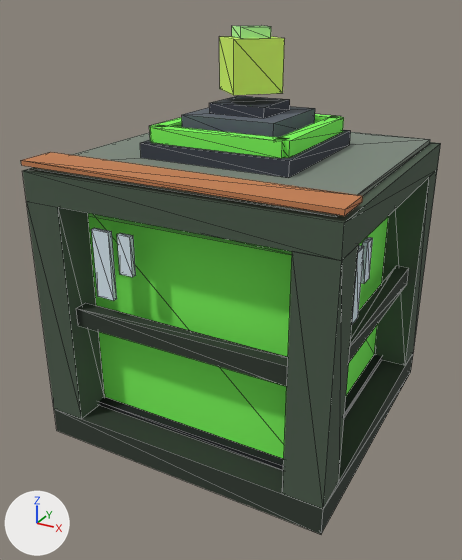
The glTF model assets/models/xp_tank.glb: old version first, new version second.
Rendered twice from a 50 mm camera at (1.444, -1.342, 1.404) aimed at (0.476, 0.417, 0.524). Every picture has the same lights, and +X, +Y and +Z are marked at lower left. The older version comes first. Mesh edges are drawn as thin lines.

Names of what the first picture shows: 'body.052', 'level_xp', 'orb', 'tier.027'.
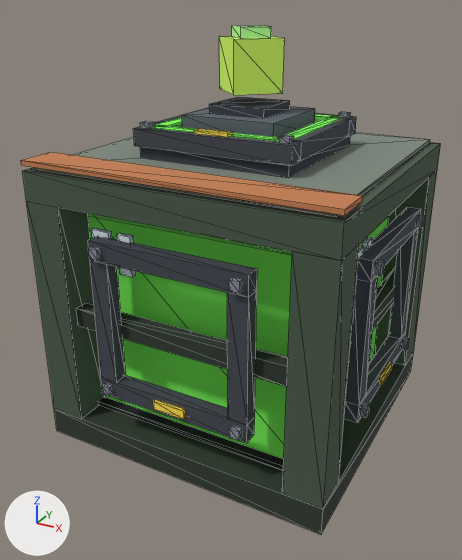
Pixel boxes [x1, y1, x2, y2] of what changed, in the pictures (462 x 560 px):
'link_y-.037', added
    after: [88, 236, 257, 443]
    faces in mat_case_dark (dark grey #42474f): [88, 236, 257, 443]
    faces in mat_steel (grey #8a919d): [88, 246, 243, 441]
    faces in mat_glow_energy (yellow #ffe14a): [153, 399, 186, 419]
'link_x+.037', added
    after: [344, 207, 425, 423]
    faces in mat_case_dark (dark grey #42474f): [344, 207, 421, 423]
    faces in mat_steel (grey #8a919d): [360, 215, 425, 417]
    faces in mat_glow_energy (yellow #ffe14a): [379, 361, 392, 386]
'link_z+.035', added
    after: [133, 111, 356, 166]
    faces in mat_case_dark (dark grey #42474f): [133, 113, 356, 166]
    faces in mat_steel (grey #8a919d): [140, 111, 351, 144]
    faces in mat_glow_energy (yellow #ffe14a): [194, 129, 233, 137]

The edits, one by one:
Material 'case_dark' (mat_case_dark) is new.
Its base color is (0.0545, 0.063, 0.0782) (dark grey #42474f).
Its roughness is 1.0.
Material 'glow_energy' (mat_glow_energy) is new.
Its base color is (1.0, 0.753, 0.0685) (yellow #ffe14a).
Its roughness is 1.0.
Material 'steel' (mat_steel) is new.
Its base color is (0.254, 0.283, 0.337) (grey #8a919d).
Its roughness is 1.0.
Mesh me_xp_tank_link_z is new.
It has 64 vertices, 108 faces and spans x 0.238..0.762, y 0.238..0.762, z 0.991..1.061.
Faces by material slot: [48, 48, 12].
It uses material mat_case_dark (dark grey #42474f).
It uses material mat_steel (grey #8a919d).
It uses material mat_glow_energy (yellow #ffe14a).
Mesh me_xp_tank_link_y_1 is new.
It has 72 vertices, 108 faces and spans x 0.238..0.763, y -0.028..0.038, z 0.238..0.762.
Faces by material slot: [48, 48, 12].
It uses material mat_case_dark (dark grey #42474f).
It uses material mat_steel (grey #8a919d).
It uses material mat_glow_energy (yellow #ffe14a).
Mesh me_xp_tank_link_x is new.
It has 64 vertices, 108 faces and spans x 0.962..1.028, y 0.238..0.762, z 0.238..0.762.
Faces by material slot: [48, 48, 12].
It uses material mat_case_dark (dark grey #42474f).
It uses material mat_steel (grey #8a919d).
It uses material mat_glow_energy (yellow #ffe14a).
Object 'link_z+.035' (ob_link_z__035) is new; it shows me_xp_tank_link_z.
Its location is (0.0, 0.0, 0.0).
Object 'link_y-.037' (ob_link_y__037_1) is new; it shows me_xp_tank_link_y_1.
Its location is (0.0, 0.0, 0.0).
Object 'link_x+.037' (ob_link_x__037) is new; it shows me_xp_tank_link_x.
Its location is (0.0, 0.0, 0.0).
